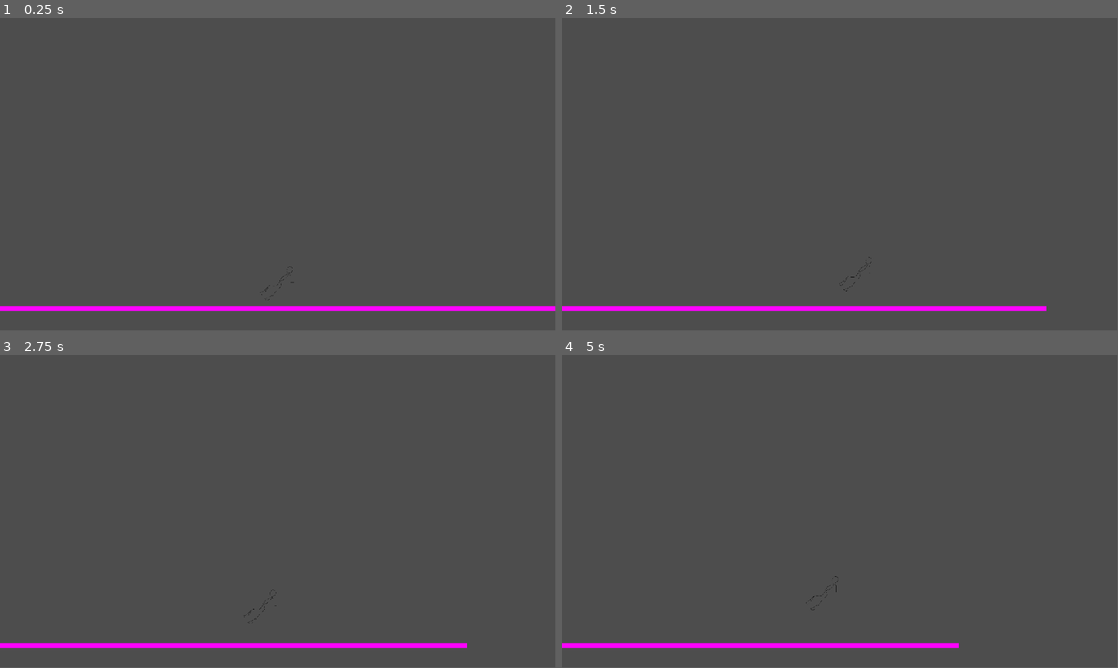
Above: before the commit, frames 1-4 (two rows, left to right).
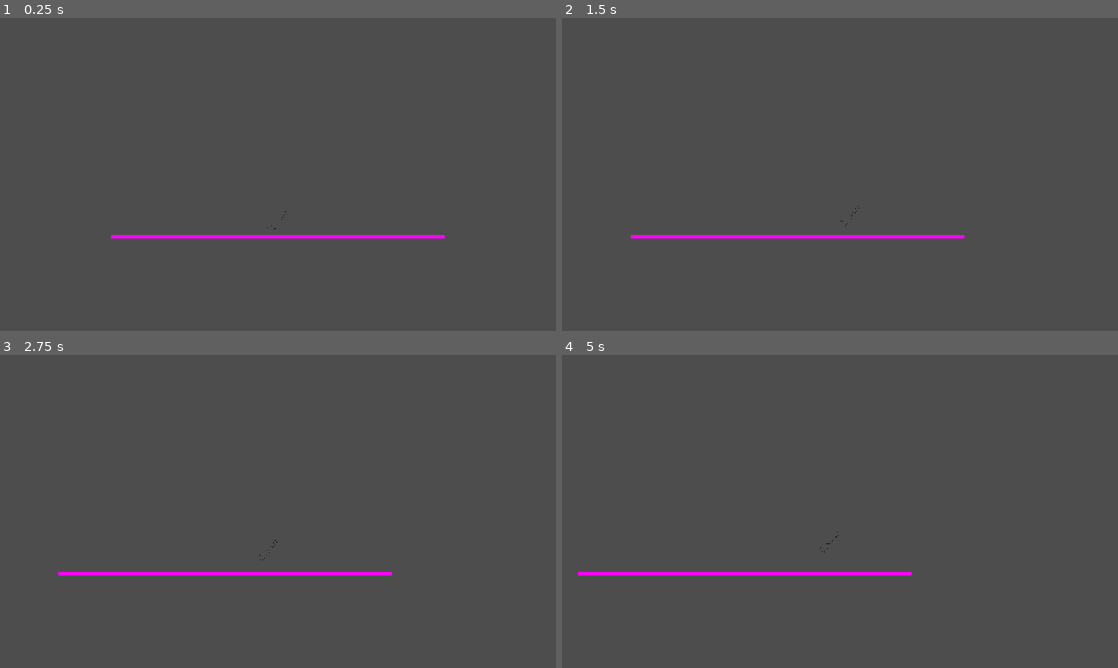
Above: after the commit, the same moments.

Repository: KeyraWebb/Cheezbored
Game: Godot game, scene res://scenes/player_test_scene.tscn
Same seed, same stepped clock (60 frames per second), same inputs: the game is played once before the commit and once after it.
Inputs:
- Up to frame 1 (0.25 s): no input
- Up to frame 2 (1.5 s): tap Enter at 0.5 s; hold Right (move_right) from 0.53 s (still down); tap Space (jump) at 0.77, 1.25 s
- Up to frame 3 (2.75 s): tap Space (jump) at 1.52 s; tap Enter at 2 s; release Right (move_right) at 2.03 s; hold Left (move_left) from 2.03 s (still down)
- Up to frame 4 (5 s): release Left (move_left) at 2.78 s; hold Right (move_right) 2.78-4.28 s; tap Space (jump) at 3.02, 3.77, 4.52 s; hold Left (move_left) from 4.28 s (still down)
In our replay, the window is 799x449 before the commit and 800x450 after it. These sizes can differ from the game's own. Grey fills any space a smaller window leaves; there, only what the larger window draws over its background counts as a difference.

The runs differ from the first frame. In frame 1, 2.5% of the frame differs, in the area x 0-100%, y 61-94%; in frame 2, 2.2%; in frame 3, 2.2%; in frame 4, 2.0%.

Commit message:
fix scaling

Diff:
--- a/project.godot
+++ b/project.godot
@@ -14,6 +14,14 @@
 run/main_scene="res://scenes/player_test_scene.tscn"
 config/features=PackedStringArray("4.3", "Forward Plus")
 config/icon="res://icon.svg"
+
+[display]
+
+window/size/viewport_width=1920
+window/size/viewport_height=1080
+window/size/mode=3
+window/stretch/mode="canvas_items"
+window/stretch/aspect="expand"
 
 [global_group]
 
